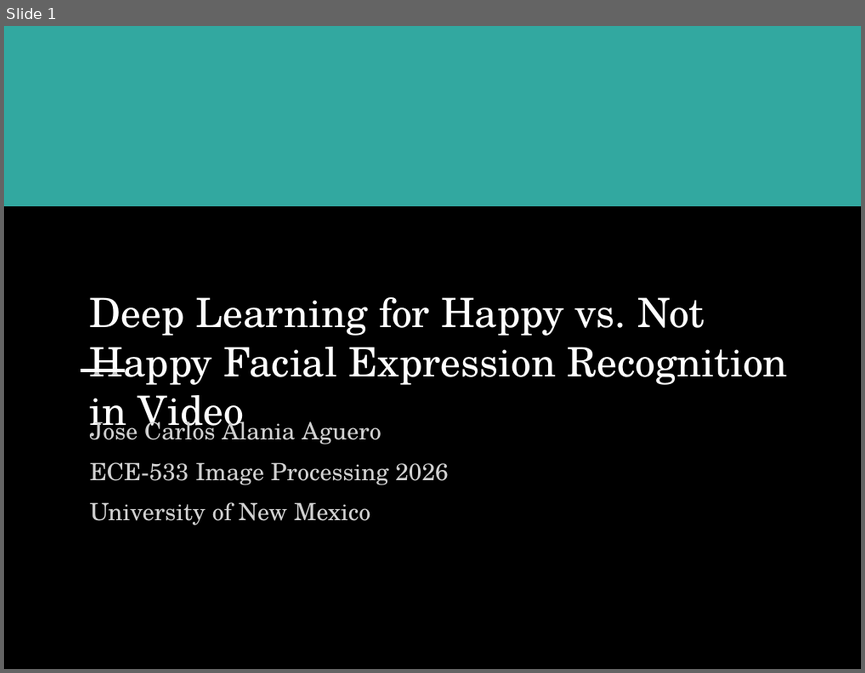
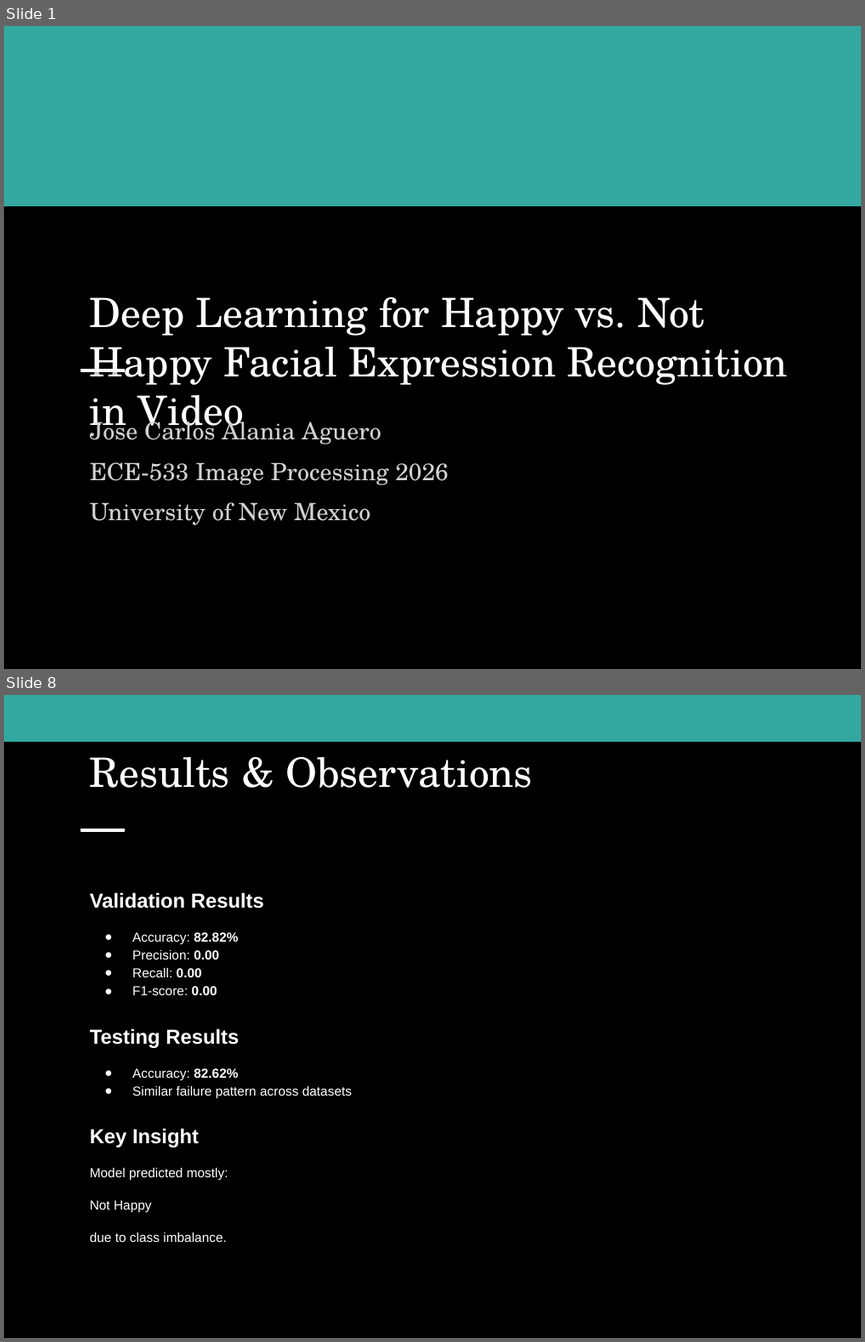
Before and after one commit to pepealania/image-processing-project-tutorial-deep-learning-happy-not-happy-classification, a slide deck: scientific_emotion_recognition_design.pptx. Shown one above the other, each under a label of ours: slide 1 before the commit, slides 1 and 8 after it; the slides between them are not shown. The pictures are 865x673 and 865x1342 pixels, drawn with LibreOffice and Linux fonts; fonts in the diff are those of the drawing. Boxes give left, top, right and bottom in pixels: in the first picture for what was removed or moved away, otherwise in the second. Text is boxed around its words. In the diff, an @@ line names an element or a change of style, - is before the commit and + after.

```diff
--- a/scientific_emotion_recognition_design.pptx
+++ b/scientific_emotion_recognition_design.pptx
@@ slide 8 added at bbox=[4, 695, 861, 1338], background #000000 @@
@@ rectangle added at bbox=[4, 695, 861, 741], fill #32A8A0, outline #32A8A0 0.75 pt @@
@@ text added at bbox=[90, 757, 533, 788], 34 pt, text #FFFFFF @@
+Results & Observations
@@ rectangle added at bbox=[81, 828, 124, 831], fill #FFFFFF, outline #FFFFFF 0.75 pt @@
@@ text added at bbox=[90, 892, 352, 1242], 11 pt, text #FFFFFF @@
+Validation Results
+● Accuracy: 82.82%
+● Precision: 0.00
+● Recall: 0.00
+● F1-score: 0.00
+Testing Results
+● Accuracy: 82.62%
+● Similar failure pattern across datasets
+Key Insight
+Model predicted mostly:
+Not Happy
+due to class imbalance.
```
Also in this commit, not shown: 1 slide changed, 13 other slides added, 8 slides removed.
